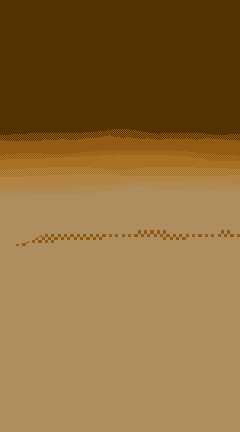
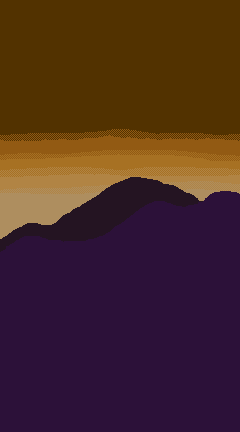
The second (240, 432) image is a revision of the first. Changes to its layers:
showed "Calque de dessin 6", painted on it over [0, 177, 240, 432]
showed "Calque de dessin 7", painted on it over [0, 177, 240, 432]
painted on "Calque de dessin 8" over [0, 177, 240, 432]
added layer "Calque de dessin 11" in group "Calque de groupe 10" over [0, 177, 240, 432]
